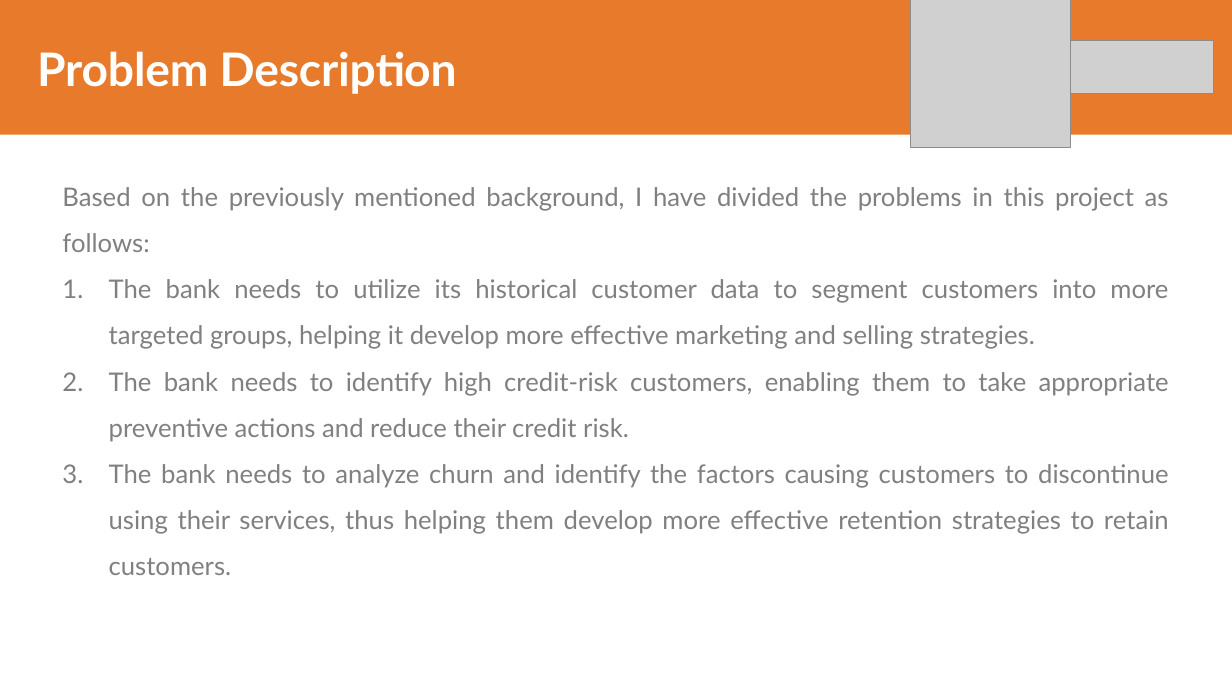
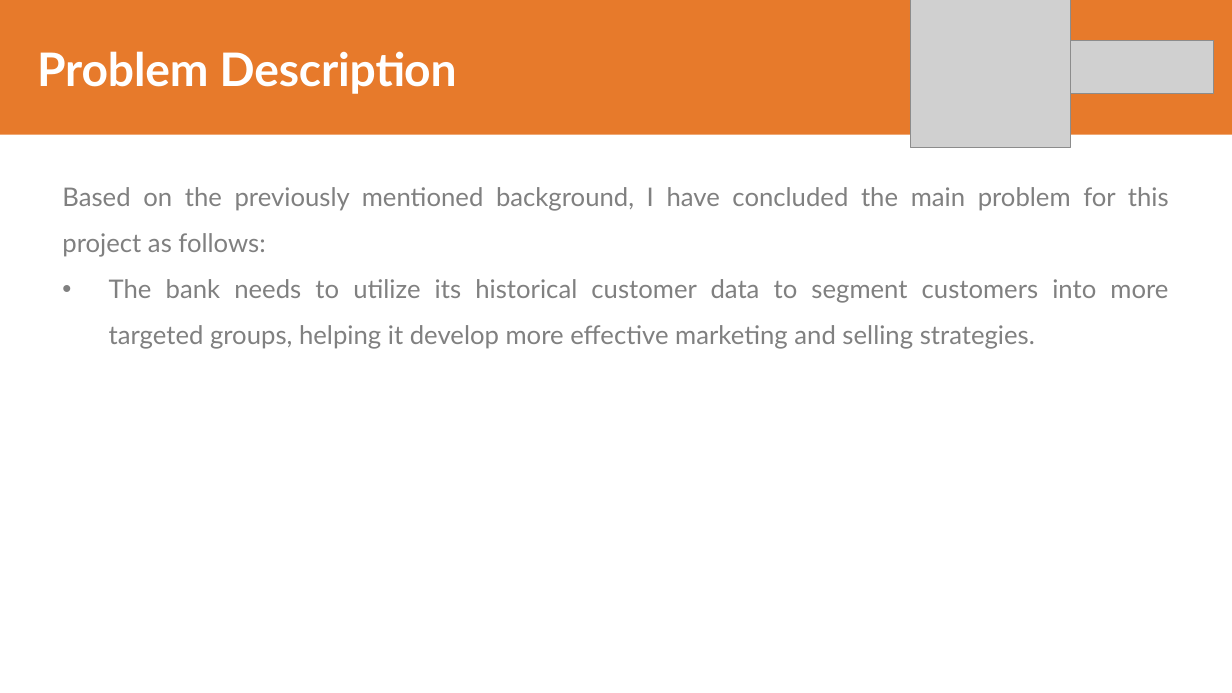
Before and after one commit to adrn-mm/final-project-VIX-DE-BTPN, a slide deck: slide 5 of reports/Adrian Maulana Muhammad_TASK_5_DATA_ENGINEER_VIX_BTPNS.pptx. Drawn at 1232x693 pixels with LibreOffice and Linux fonts; fonts in the diff are those of the drawing; grey boxes stand for pictures. Boxes give left, top, right and bottom in pixels: in the first picture for what was removed or moved away, otherwise in the second. Text is boxed around its words. In the diff, an @@ line names an element or a change of style, - is before the commit and + after.

Commit message:
Finalizing the customer segmentation task

```diff
--- a/reports/Adrian Maulana Muhammad_TASK_5_DATA_ENGINEER_VIX_BTPNS.pptx
+++ b/reports/Adrian Maulana Muhammad_TASK_5_DATA_ENGINEER_VIX_BTPNS.pptx
@@ text at (62,187,1169,257): text changed @@
-Based on the previously mentioned background, I have divided the problems in this project as follows:
+Based on the previously mentioned background, I have concluded the main problem for this project as follows:
@@ text at (109,372,1169,575): paragraphs removed @@
-2. The bank needs to identify high credit-risk customers, enabling them to take appropriate preventive actions and reduce their credit risk.
-3. The bank needs to analyze churn and identify the factors causing customers to discontinue using their services, thus helping them develop more effective retention strategies to retain customers.
```
Also in this commit, not shown: 6 other slides changed, 23 slides added, 36 other files.
